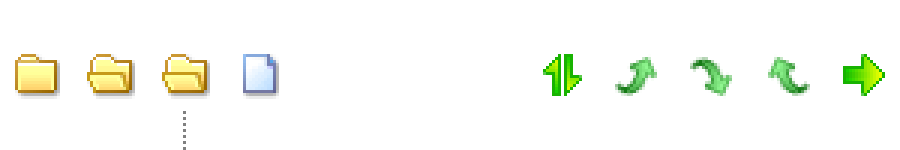
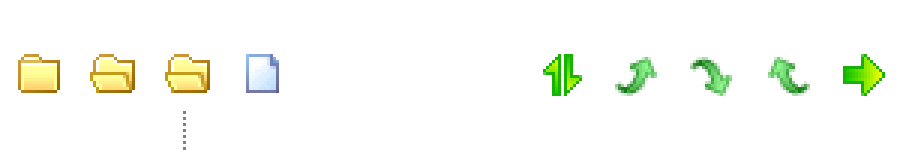
Revision of a layered 900px x 150px image; what changed, layer by layer:
painted on "folder-open 副本" over left=162, top=54, right=210, bottom=99
painted on "folder" over left=15, top=54, right=60, bottom=99
painted on "folder-open" over left=87, top=54, right=135, bottom=99
painted on "folder-page" over left=243, top=54, right=279, bottom=99
